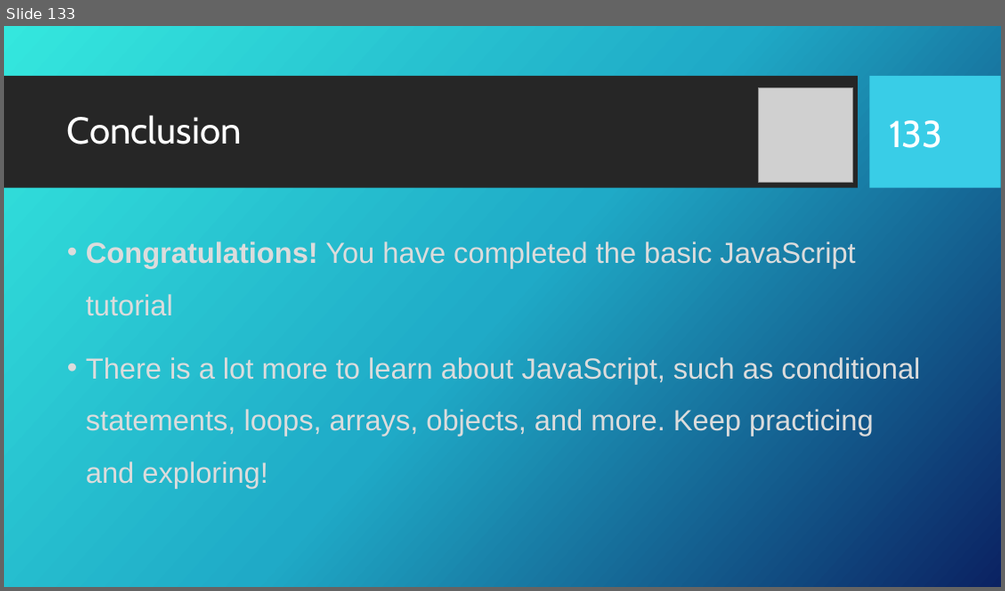
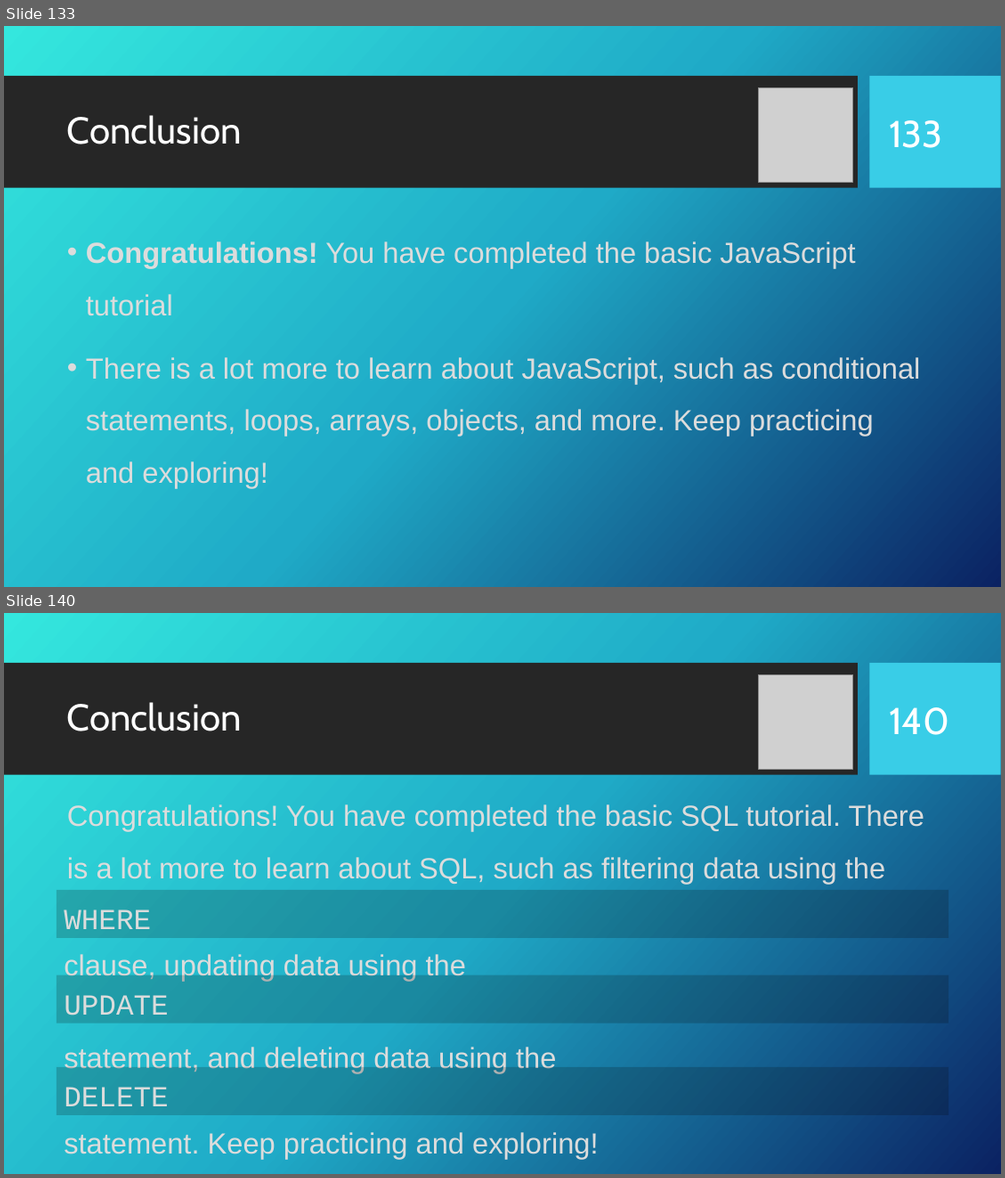
Before and after one commit to KurtAbraham/CS451, a slide deck: CS 451-KAbraham-Internet Technologies Tutorials.pptx. Shown one above the other, each under a label of ours: slide 133 before the commit, slides 133 and 140 after it; the slides between them are not shown. The pictures are 1005x591 and 1005x1178 pixels, drawn with LibreOffice and Linux fonts; fonts in the diff are those of the drawing; grey boxes stand for pictures; background and template pictures are left out. Boxes give left, top, right and bottom in pixels: in the first picture for what was removed or moved away, otherwise in the second. Text is boxed around its words. In the diff, an @@ line names an element or a change of style, - is before the commit and + after.

```diff
--- a/CS 451-KAbraham-Internet Technologies Tutorials.pptx
+++ b/CS 451-KAbraham-Internet Technologies Tutorials.pptx
@@ slide 140 added at (4,613,1001,1174), background picture (left out); not listed: 2 template elements that a slide beside it also shows @@
@@ picture added at (759,674,853,769) @@
@@ title added at (67,702,242,731), 36 pt, text #FFFFFF @@
+Conclusion
@@ page number added at (889,707,949,735), 36 pt, text #FFFFFF @@
+140
@@ text added at (67,804,924,884), 28 pt, text #DCDCDC @@
+Congratulations! You have completed the basic SQL tutorial. There is a lot more to learn about SQL, such as filtering data using the
@@ rectangle added at (57,890,948,938), fill #080808 at 20% opacity, 28 pt, text #DCDCDC @@
+WHERE
@@ text added at (64,954,466,981), 28 pt, text #DCDCDC @@
+clause, updating data using the
@@ rectangle added at (57,975,948,1022), fill #080808 at 20% opacity, 28 pt, text #DCDCDC @@
+UPDATE
@@ text added at (64,1046,556,1073), 28 pt, text #DCDCDC @@
+statement, and deleting data using the
@@ rectangle added at (57,1067,948,1115), fill #080808 at 20% opacity, 28 pt, text #DCDCDC @@
+DELETE
@@ text added at (64,1132,599,1159), 28 pt, text #DCDCDC @@
+statement. Keep practicing and exploring!
```
Also in this commit, not shown: 15 slides changed, 15 other slides added, 1 other file.
